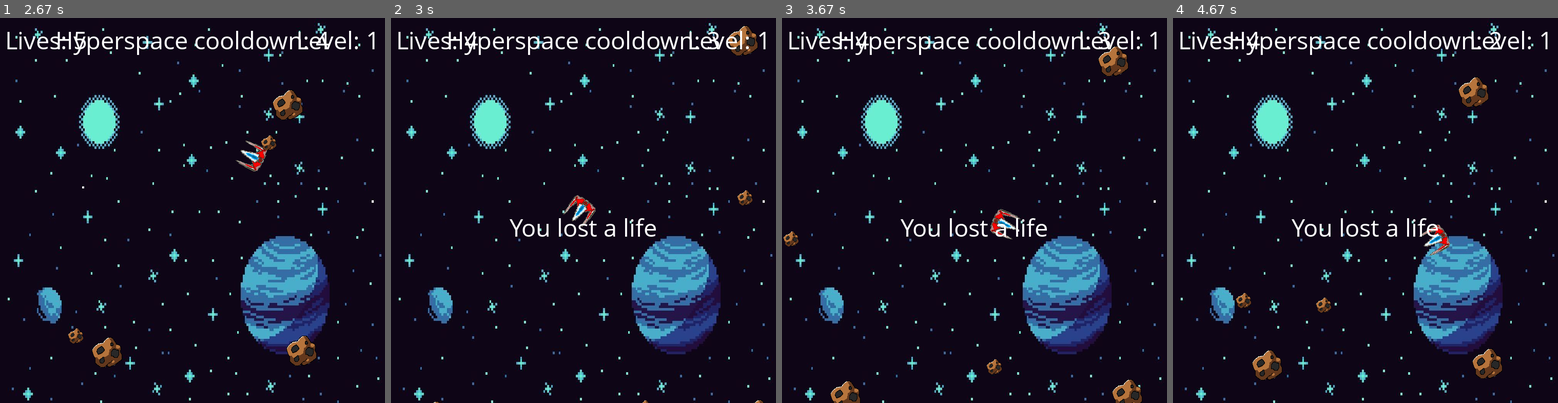
Above: before the commit, frames 1-4 (left to right).
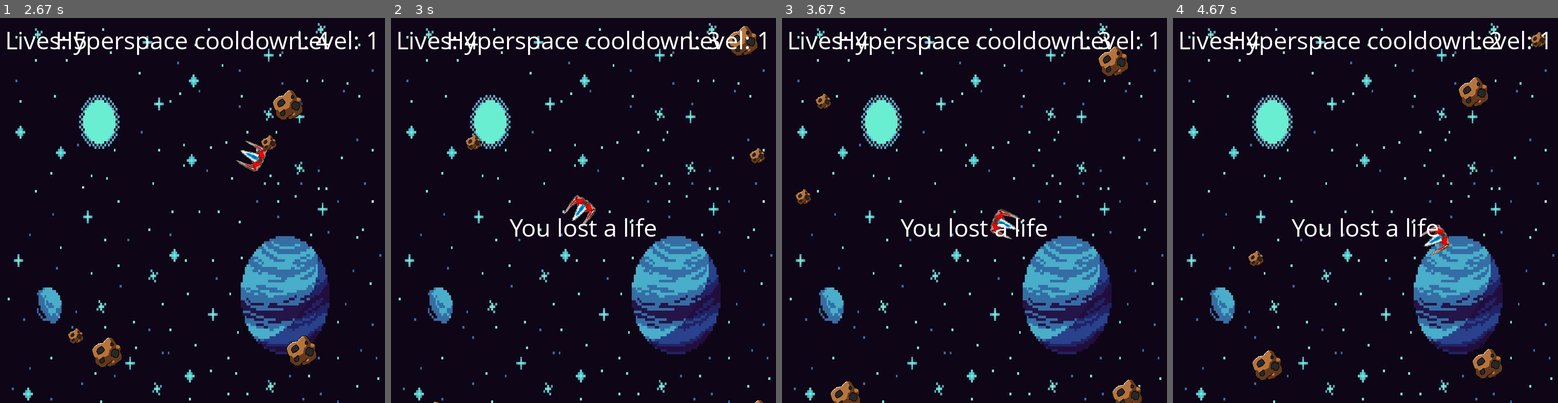
Above: after the commit, the same moments.

Repository: the-bald-lad/Pygame-asteroids
Game: pygame game, started from main.py
The game is run twice, just before and just after one commit, with the same random seed, the same clock (stepped at 60 frames per second) and the same inputs.
Inputs:
- Up to frame 1 (2.67 s): tap H at 0.33 s; hold C 0.67-1.13 s; hold D 0.67-1.13 s; hold D 1.17-1.63 s; tap Space at 1.23, 1.53, 1.73, 2.07, 2.37, 2.57 s; hold W 1.67-1.97 s; hold D 2-2.47 s; tap C at 2.15 s; hold A from 2.5 s (still down)
- Up to frame 2 (3 s): keep holding A; tap Space at 2.87 s
- Up to frame 3 (3.67 s): release A at 3.03 s; hold A 3.07-3.47 s; tap Space at 3.13, 3.43, 3.57 s; hold W from 3.5 s (still down); tap C at 3.65 s
- Up to frame 4 (4.67 s): release W at 3.87 s; hold D 3.9-4.53 s; tap Space at 3.97, 4.27, 4.63 s; hold A from 4.57 s (still down)

Frame 1 is identical in both runs. In frame 2, 0.3% of the frame differs, in the area x 19-98%, y 30-100%; in frame 3, 0.4%, in the area x 0-58%, y 19-93%; in frame 4, 0.4%.

Commit message:
changed a few things

Diff:
--- a/main.py
+++ b/main.py
@@ -1,17 +1,22 @@
-# cheese
-import pygame as p
+# High Score: Matt Level 4
+
+# Imports
 from math import cos, sin, radians # needed for turning the player
 from os import path
 from random import randint
-p.font.init() # inialises pygame fonts
-
+import pygame as p
+
+# inialises pygame fonts
+p.font.init()
+
+# Constant Variables
 WIDTH, HEIGHT = 750, 750 # This will change depending on which machine it was being programmed
 SHIP_SIZE_X, SHIP_SIZE_Y = 50, 50
 DIS = p.display.set_mode((WIDTH, HEIGHT))
 p.display.set_caption("Big Rocks in Space") # Sets the title of the window
 WHITE = (255, 255, 255) # This is just so i can be lazy and don't have to type out the 3 numbers every time
 
-# Loading images
+# Loading assets
 ASTEROID = p.transform.scale(p.image.load(path.join("assets", "asteroid.png")), (60, 60))
 SMALL_ASTEROID =  p.transform.scale(ASTEROID, (30, 30))
 SHIP = p.transform.scale(p.image.load(path.join("assets", "ship.png")), (SHIP_SIZE_X, SHIP_SIZE_Y))
@@ -19,7 +24,7 @@
 BG = p.transform.scale(p.image.load(path.join("assets", "background-space.jpg")), (WIDTH, HEIGHT))
 
 # Classes for objects on the window
-class Ship:
+class Ship: # for the player ship
     def __init__(self, x, y):
         self.x = x
         self.y = y
@@ -74,8 +79,8 @@
 
     # This randomises the ships position when called
     def hyper_space(self):
-        self.x = randint(0, WIDTH-self.ship_img.get_width())
-        self.y = randint(0, HEIGHT-self.ship_img.get_width())
+        self.x = randint(0, WIDTH-self.w)
+        self.y = randint(0, HEIGHT-self.h)
 
     # Checks for border colisions
     def check(self):
@@ -127,7 +132,7 @@
 
     # Border checks for reseting position once reached edge of screen
     def check(self):
-        if self.x > WIDTH+15:
+        if self.x > WIDTH+15: # +15 for getting the move smoother, otherwise it is obvious that the asteroid has moved
             self.x = self.sx
             self.y = self.sy
         if self.x < -15:
@@ -154,7 +159,7 @@
         self.y = self.sy
 
 
-class Asteroid2:
+class small_asteroid:
     def __init__(self,x, y, level):
         self.x = x
         self.y = y
@@ -162,7 +167,7 @@
         self.w = ASTEROID.get_width()
         self.h = ASTEROID.get_height()
         self.rect = ASTEROID.get_rect()
-        self.vel = level+1
+        self.vel = level + 1 # so that smaller asteroids are always faster than the bigger asteroids
 
         self.ast_img = SMALL_ASTEROID
         self.mask = p.mask.from_surface(self.ast_img)
@@ -195,14 +200,18 @@
     def colide(self, obj):
         return collsion(self, obj)
 
-    # This places the asteroids onto the edge of the screen when reset
+    # This places the asteroids into a different position when the player loses a life
     def reset(self):
-        self.x = randint(0, WIDTH)
-        self.y = randint(0, HEIGHT)
-
-
-class Laser(object):
-    def __init__(self, head, cosine, sine, lasers):
+        self.x = randint(0, WIDTH-self.w)
+        if self.x <= (WIDTH // 2) + 100 and self.x > (WIDTH // 2) - 100:
+            self.x -= 100
+        self.y = randint(0, HEIGHT-self.h)
+        if self.y <= (HEIGHT // 2) + 100 and self.y > (HEIGHT // 2) - 100:
+            self.y -= 100
+
+
+class Laser:
+    def __init__(self, head, cosine, sine):
         self.laser_img = LASER
         self.point = head
         self.x, self.y = self.point
@@ -370,7 +379,7 @@
     def redraw_display():
         DIS.blit(BG, (0, 0))
 
-        # text
+        # text generation
         lives_label = m_font.render(f"Lives: {lives+1}", 1, WHITE)
         level_label = m_font.render(f"Level: {level}", 1, WHITE)
         hyper_label = m_font.render(f"Hyperspace cooldown: {round(hyper_cooldown/60)}", 1, WHITE)
@@ -435,9 +444,10 @@
                 p.quit()
                 exit()
             if event.type == p.KEYDOWN and event.key == p.K_c and len(player_lasers) <= 5: # cannot hold down laser button to fire a huge amount
-                player_lasers.append(Laser(player.head, player.cosine, player.sine, player_lasers))
-
-        keys = p.key.get_pressed() # This returns a dictionary containing all keys pressed
+                player_lasers.append(Laser(player.head, player.cosine, player.sine))
+
+        # Key Inputs
+        keys = p.key.get_pressed()
         if keys[p.K_a]: # rotate left
             player.turn_left()
         if keys[p.K_d]: # rotate right
@@ -468,8 +478,8 @@
                     player_lasers.remove(i)
                 if i.y < 0:
                     player_lasers.remove(i)
-            except(ValueError):
-                print(f"{ValueError} in laser move loop.")
+            except ValueError as e:
+                print(f"{e} in laser move loop.")
                 continue
 
         # check player positions
@@ -480,12 +490,12 @@
             for j in asts[:]:
                 if i.colide(j):
                     for k in range(2):
-                        small_asts.append([k, Asteroid2(j.x, j.y, level)])
+                        small_asts.append([k, small_asteroid(j.x, j.y, level)])
                     asts.remove(j)
                     try:
                         player_lasers.remove(i)
-                    except(ValueError):
-                        print(f"{ValueError} in laser-asteroid colision")
+                    except ValueError as e:
+                        print(f"{e} in laser-asteroid colision")
                         continue
 
         for i in player_lasers[:]:
@@ -494,8 +504,8 @@
                     small_asts.remove(j)
                     try:
                         player_lasers.remove(i)
-                    except(ValueError):
-                        print(f"{ValueError} in laser-small asteroid loop")
+                    except ValueError as e:
+                        print(f"{e} in laser-small asteroid loop")
                         continue
 
         # checks for asteroid colisions with the player
@@ -526,10 +536,13 @@
                     player.x = WIDTH/2
                     player.y = WIDTH/2
                     player.move_forward()
+
                     for h in asts:
                         h.reset()
+
                     for i in small_asts:
                         i[1].reset()
+
                     player_lasers.clear()
                     lives = lives - 1
                     life_lost = FPS*2
